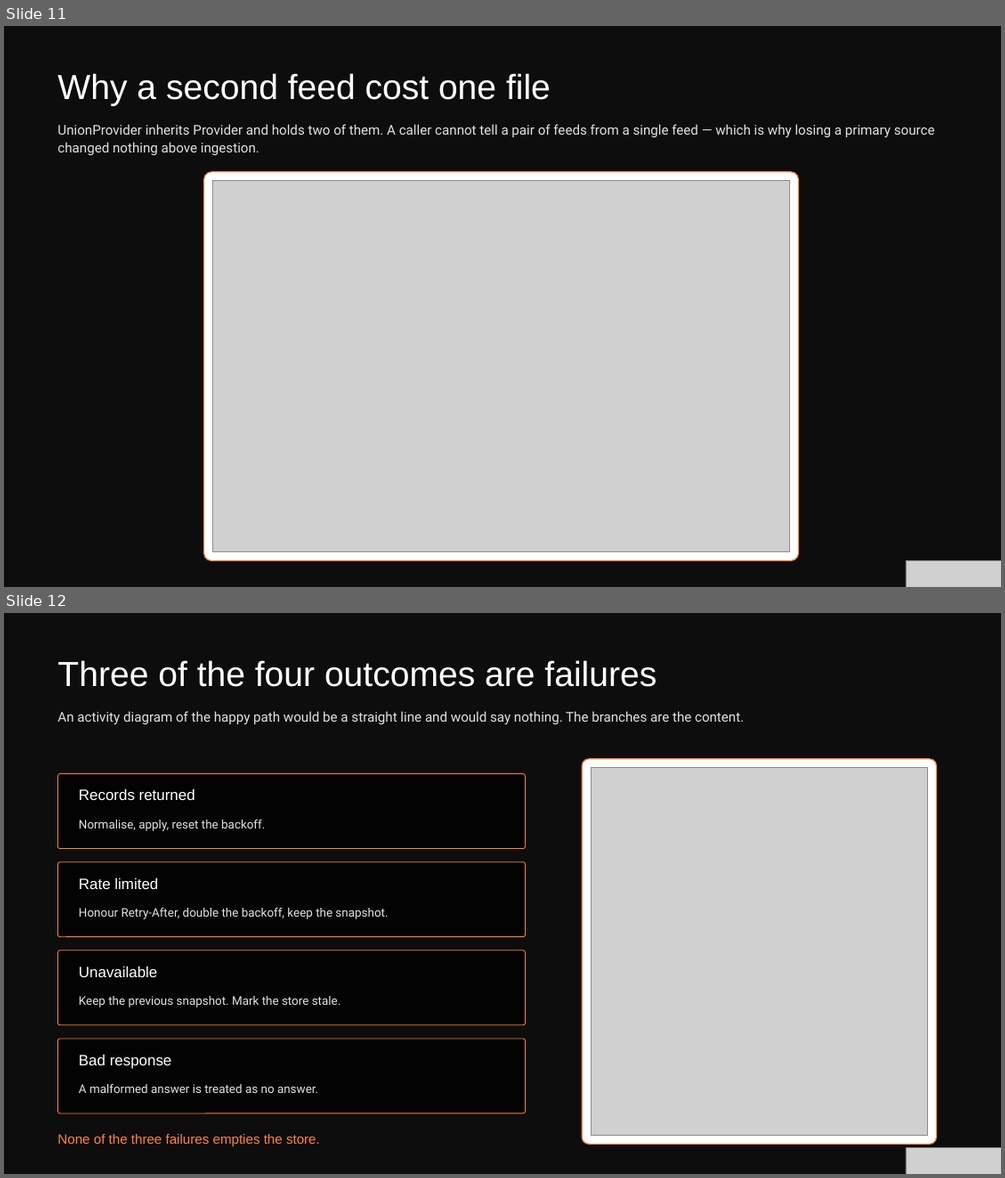
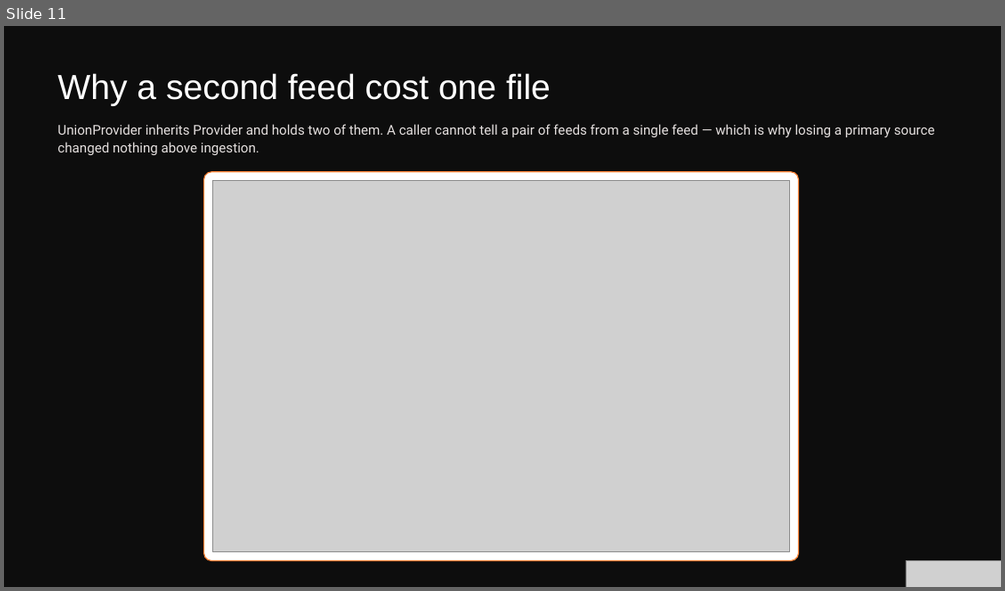
Before and after one commit to phonesett10401/Orbital, a slide deck: docs/report/documents/Orbital-Presentation.pptx. Shown one above the other, each under a label of ours: slides 11 and 12 before the commit, slide 11 after it. The pictures are 1005x1178 and 1005x591 pixels, drawn with LibreOffice and Linux fonts; fonts in the diff are those of the drawing; grey boxes stand for pictures; background and template pictures are left out; a plain dark background stands for a picture behind light text. Boxes give left, top, right and bottom in pixels: in the first picture for what was removed or moved away, otherwise in the second. Text is boxed around its words. In the diff, an @@ line names an element or a change of style, - is before the commit and + after.

```diff
--- a/docs/report/documents/Orbital-Presentation.pptx
+++ b/docs/report/documents/Orbital-Presentation.pptx
@@ slide 12 removed at box(4, 613, 1001, 1174), background picture (left out); not listed: 1 template element that a slide beside it also shows @@
@@ text removed at box(57, 660, 656, 687) @@
-Three of the four outcomes are failures
@@ text removed at box(57, 711, 744, 725) @@
-An activity diagram of the happy path would be a straight line and would say nothing. The branches are the content.
@@ rounded rectangle removed at box(582, 759, 937, 1144) @@
@@ picture removed at box(591, 768, 928, 1135) @@
@@ rounded rectangle removed at box(57, 774, 526, 849) @@
@@ text removed at box(79, 788, 195, 800) @@
-Records returned
@@ text removed at box(79, 819, 265, 831) @@
-Normalise, apply, reset the backoff.
@@ rounded rectangle removed at box(57, 862, 526, 937) @@
@@ text removed at box(79, 877, 158, 889) @@
-Rate limited
@@ text removed at box(79, 908, 388, 919) @@
-Honour Retry-After, double the backoff, keep the snapshot.
@@ rounded rectangle removed at box(57, 950, 526, 1025) @@
@@ text removed at box(79, 965, 157, 977) @@
-Unavailable
@@ text removed at box(79, 996, 341, 1007) @@
-Keep the previous snapshot. Mark the store stale.
@@ rounded rectangle removed at box(57, 1038, 526, 1113) @@
@@ text removed at box(79, 1054, 172, 1069) @@
-Bad response
@@ text removed at box(79, 1084, 318, 1093) @@
-A malformed answer is treated as no answer.
@@ text removed at box(57, 1134, 320, 1146) @@
-None of the three failures empties the store.
@@ picture removed at box(906, 1147, 1001, 1174) @@
```
Also in this commit, not shown: 1 slide changed, 1 other file.
